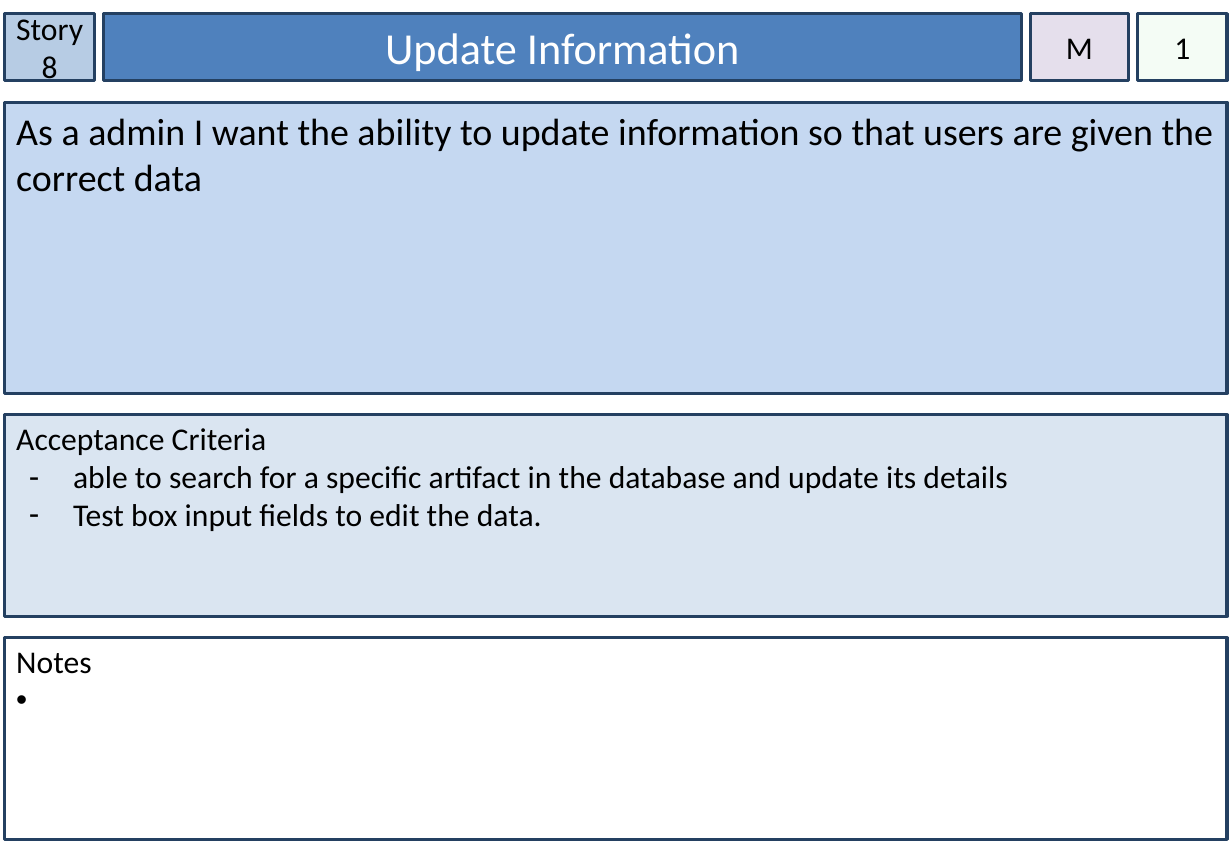
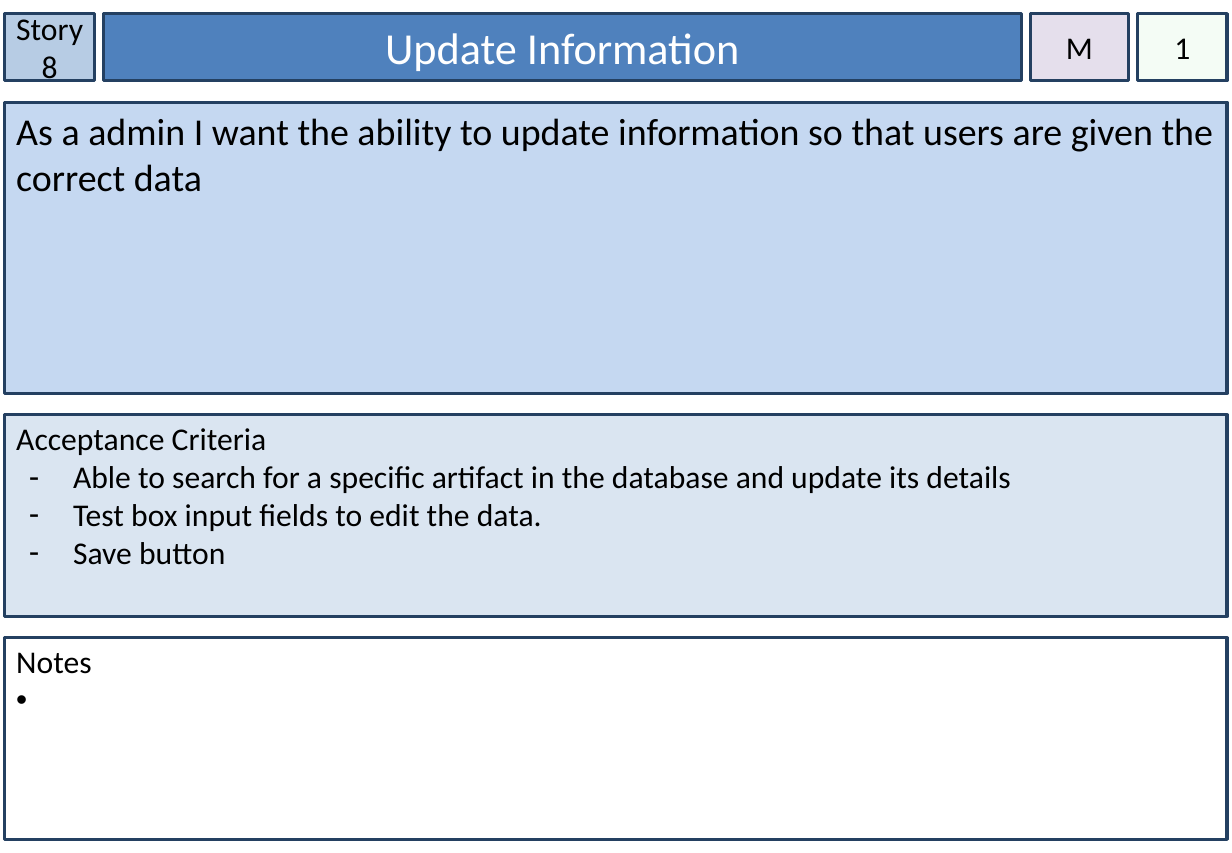
Before and after one commit to NickIsReady/Group-68-Web-System, a slide deck: slide 9 of Group 68 Story Cards.pptx. Drawn at 1232x853 pixels with LibreOffice and Linux fonts; fonts in the diff are those of the drawing. Boxes give left, top, right and bottom in pixels: in the first picture for what was removed or moved away, otherwise in the second. Text is boxed around its words. In the diff, an @@ line names an element or a change of style, - is before the commit and + after.

```diff
--- a/Group 68 Story Cards.pptx
+++ b/Group 68 Story Cards.pptx
@@ text in rectangle at <box>73,466,1010,493</box>: text changed @@
-– able to search for a specific artifact in the database and update its details
+– Able to search for a specific artifact in the database and update its details
@@ text in rectangle at <box>73,542,225,565</box>: paragraph added @@
+– Save button
```
Also in this commit, not shown: 17 other slides changed, 12 slides added, 1 other file.
